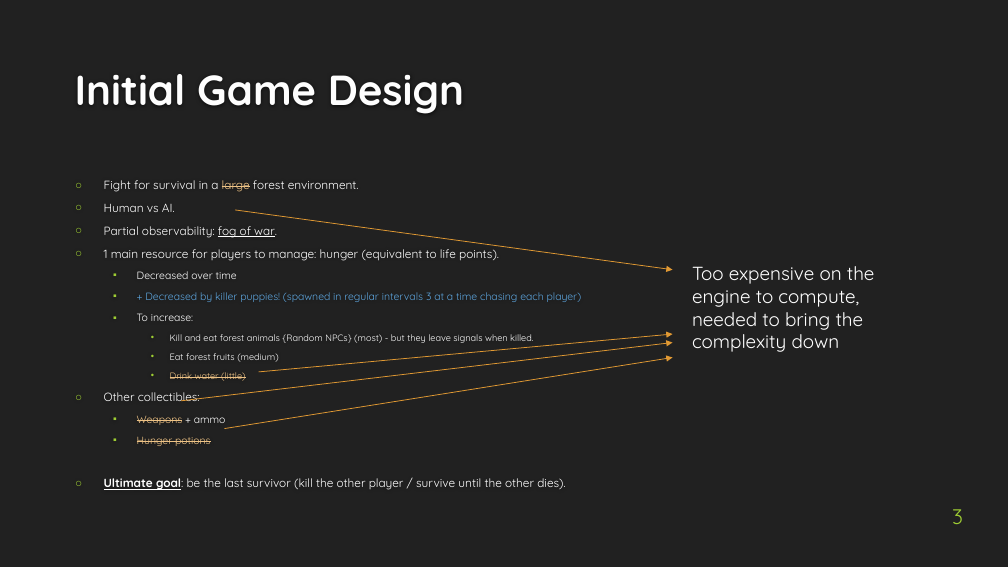
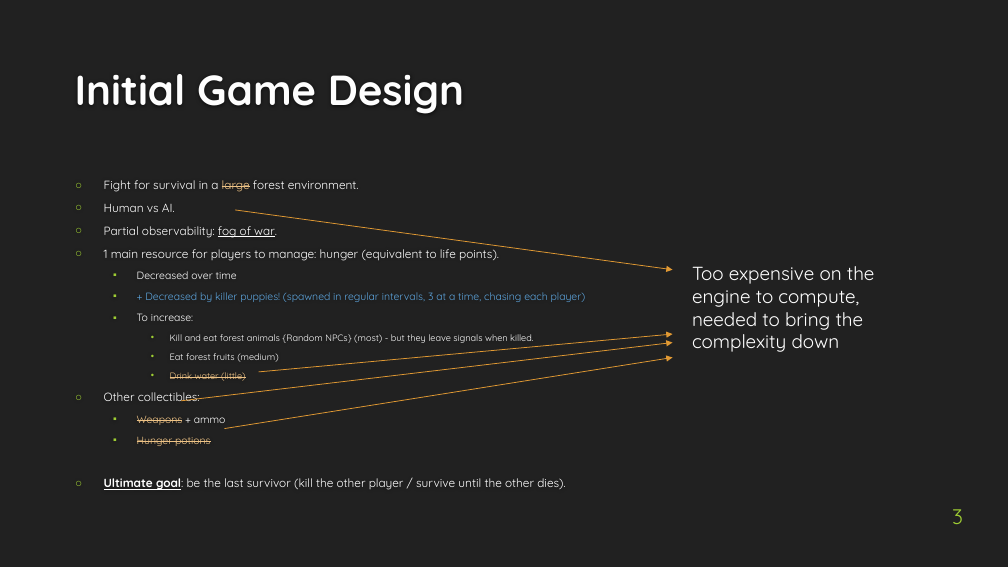
Before and after one commit to rdgain/Hunger-Games-VGDL, a slide deck: slide 3 of docs/final presentation.pptx. Drawn at 1008x567 pixels with LibreOffice and Linux fonts; fonts in the diff are those of the drawing; background and template pictures are left out. Boxes give left, top, right and bottom in pixels: in the first picture for what was removed or moved away, otherwise in the second. Text is boxed around its words. In the diff, an @@ line names an element or a change of style, - is before the commit and + after.

```diff
--- a/docs/final presentation.pptx
+++ b/docs/final presentation.pptx
@@ text at box(145, 292, 586, 302): text changed @@
-  ▪ + Decreased by killer puppies! (spawned in regular intervals 3 at a time chasing each player)
+  ▪ + Decreased by killer puppies! (spawned in regular intervals, 3 at a time, chasing each player)
```
Also in this commit, not shown: 2 other slides changed.
